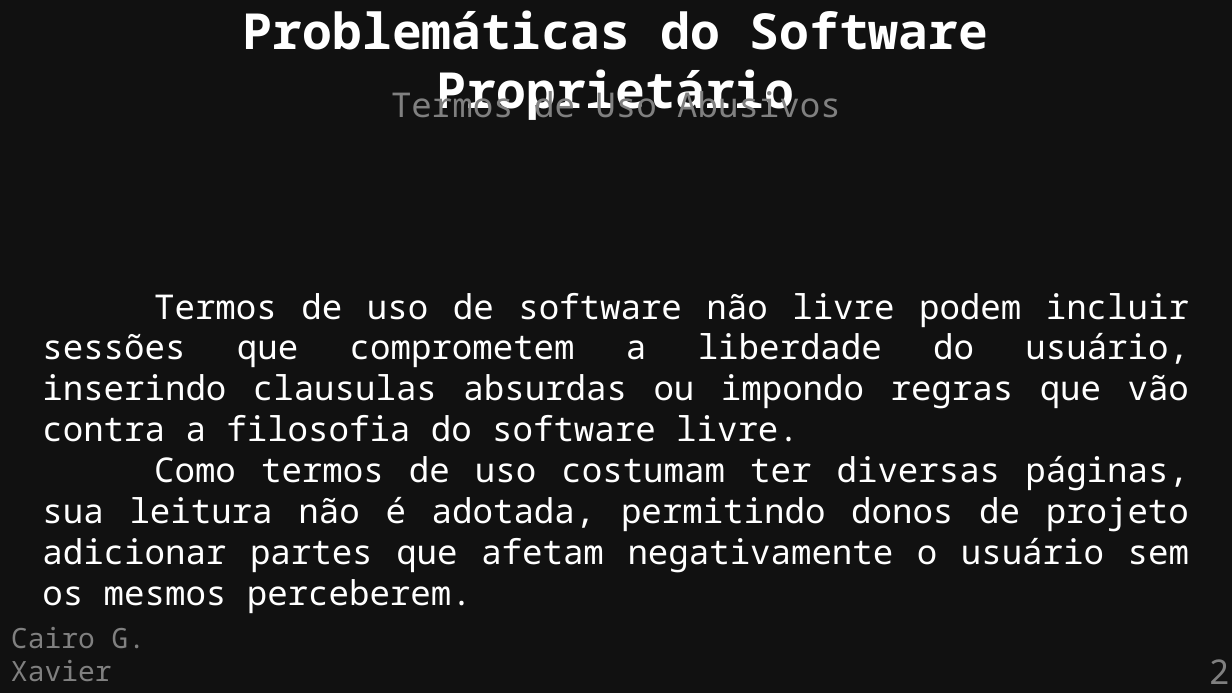
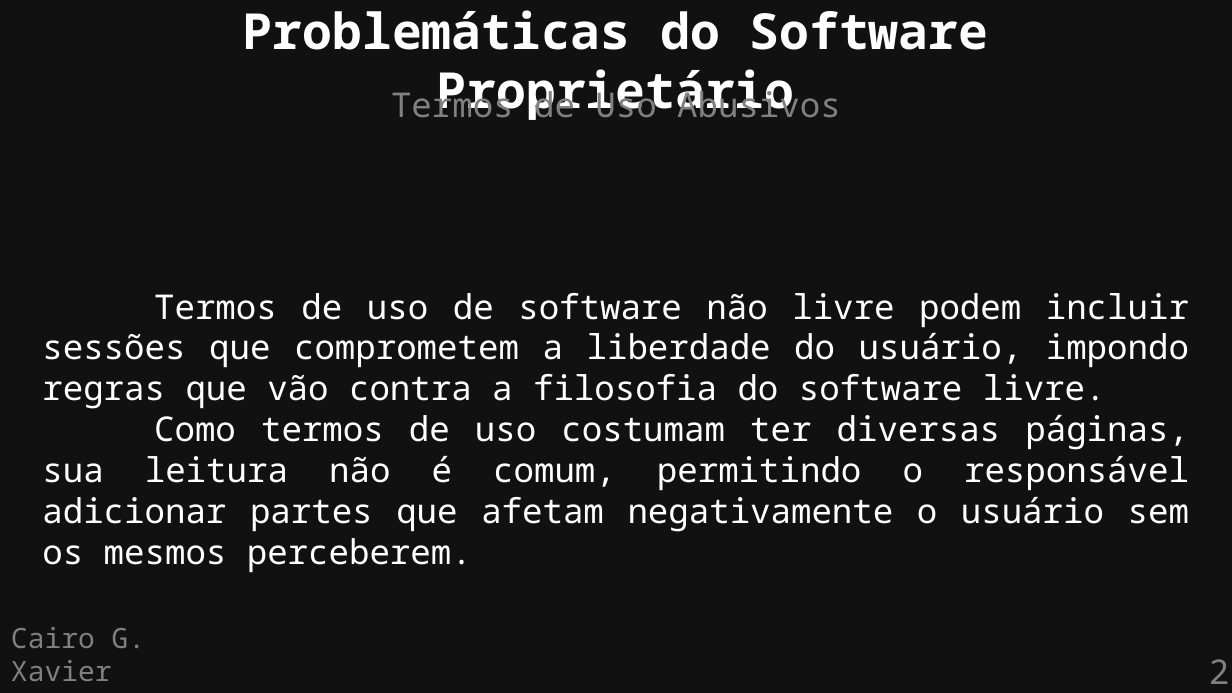
Before and after one commit to cairoGarcia/flisol-2026-ufmg, a slide deck: slide 2 of slides/soberania.odp. Drawn at 1232x693 pixels with LibreOffice and Linux fonts; fonts in the diff are those of the drawing. Boxes give left, top, right and bottom in pixels: in the first picture for what was removed or moved away, otherwise in the second. Text is boxed around its words. In the diff, an @@ line names an element or a change of style, - is before the commit and + after.

```diff
--- a/slides/soberania.odp
+++ b/slides/soberania.odp
@@ text at (42, 293, 1189, 573): text changed @@
-Termos de uso de software não livre podem incluir sessões que comprometem a liberdade do usuário, inserindo clausulas absurdas ou impondo regras que vão contra a filosofia do software livre.
-Como termos de uso costumam ter diversas páginas, sua leitura não é adotada, permitindo donos de projeto adicionar partes que afetam negativamente o usuário sem os mesmos perceberem.
+Termos de uso de software não livre podem incluir sessões que comprometem a liberdade do usuário, impondo regras que vão contra a filosofia do software livre.
+Como termos de uso costumam ter diversas páginas, sua leitura não é comum, permitindo o responsável adicionar partes que afetam negativamente o usuário sem os mesmos perceberem.
```
Also in this commit, not shown: 4 other slides changed, 2 other files.
